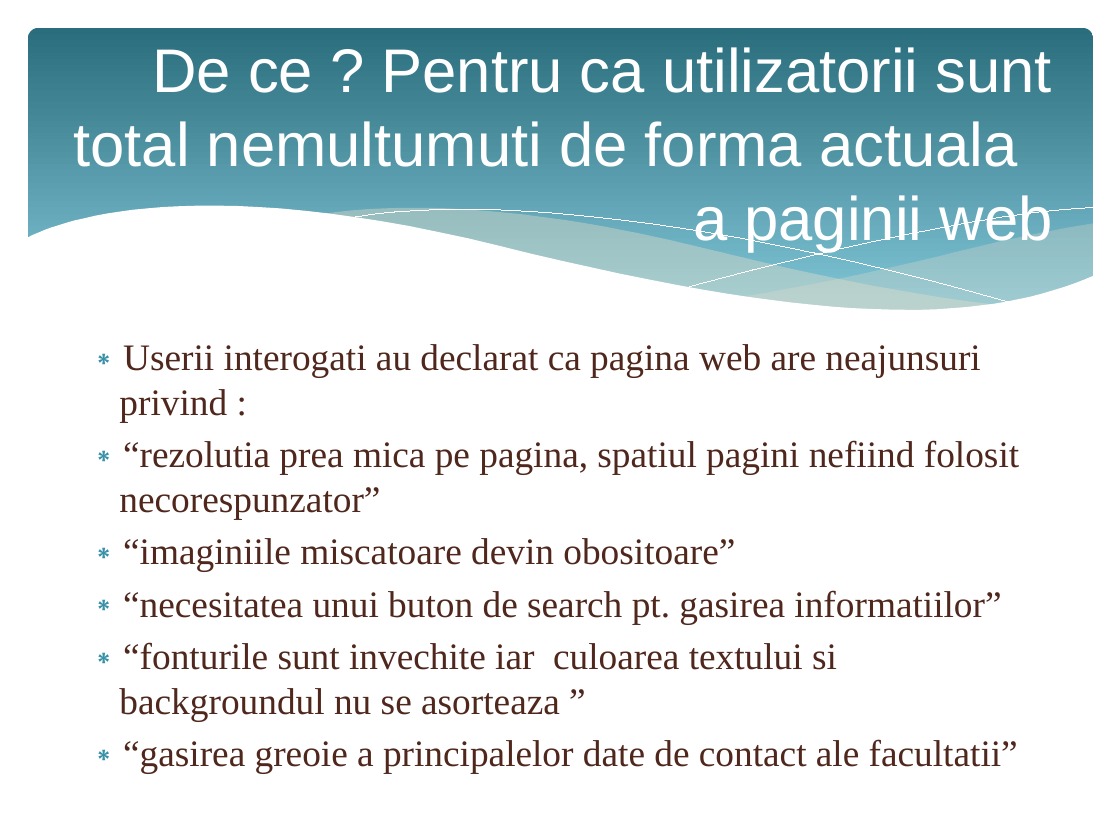
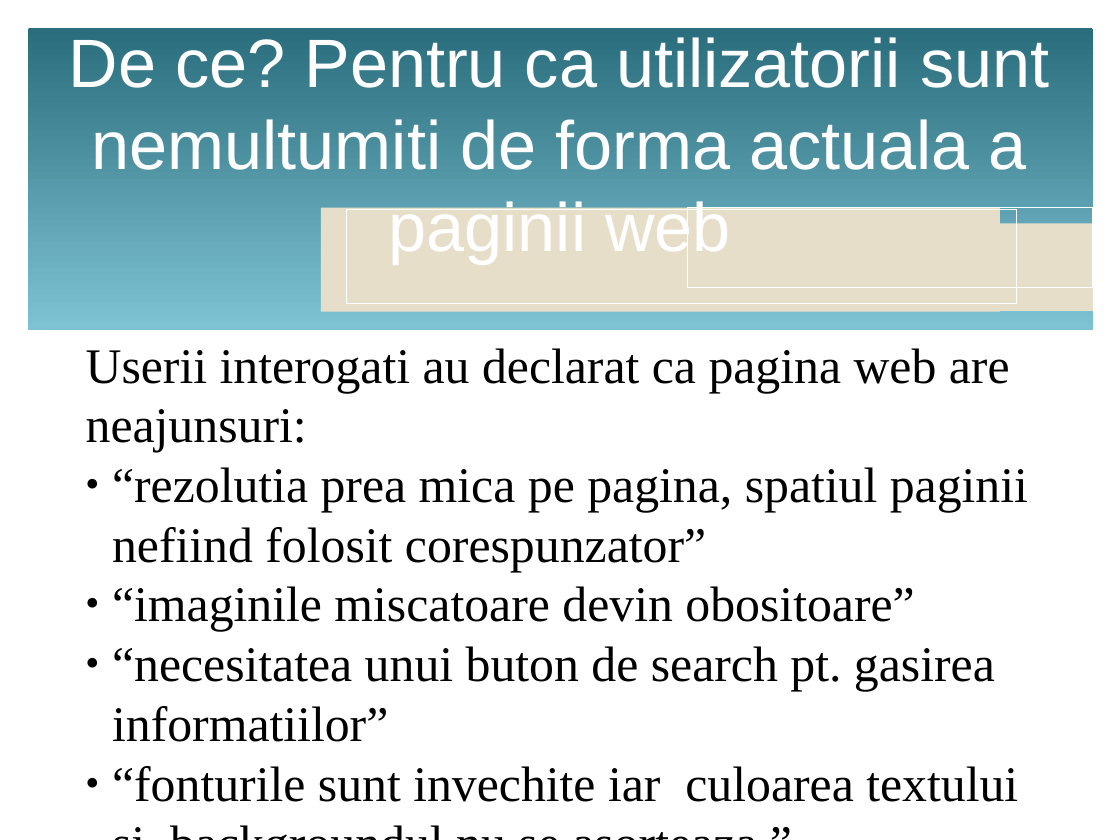
Before and after one commit to brir0567/HCI, a slide deck: slide 4 of DocumentFinal/HCI Prezentare.pptx. Drawn at 1120x840 pixels with LibreOffice and Linux fonts; fonts in the diff are those of the drawing. Boxes give left, top, right and bottom in pixels: in the first picture for what was removed or moved away, otherwise in the second. Text is boxed around its words. In the diff, an @@ line names an element or a change of style, - is before the commit and + after.

Commit message:
Spelling fixes, layout isues.

```diff
--- a/DocumentFinal/HCI Prezentare.pptx
+++ b/DocumentFinal/HCI Prezentare.pptx
@@ rounded rectangle at (x1=28, y1=28, x2=1093, y2=330): proportions changed @@
@@ text at (x1=69, y1=37, x2=1049, y2=264): text changed; size 39.6 to 44 pt @@
-De ce ? Pentru ca utilizatorii sunt total nemultumuti de forma actuala a paginii web
+De ce? Pentru ca utilizatorii sunt nemultumiti de forma actuala a paginii web
@@ group removed at (x1=26, y1=206, x2=1094, y2=368): 5 freeform shapes @@
@@ rectangle added at (x1=320, y1=208, x2=999, y2=312), fill #E7DEC9 @@
@@ rectangle added at (x1=346, y1=209, x2=1016, y2=305), outline #FFFFFF 0.75 pt @@
@@ rectangle added at (x1=687, y1=207, x2=1092, y2=287), outline #FFFFFF 0.75 pt @@
@@ rectangle added at (x1=740, y1=224, x2=1093, y2=311), fill #E7DEC9 @@
@@ text at (x1=86, y1=348, x2=1028, y2=632): text changed; size 24 to 32 pt; text colour #4F271C to #000000 @@
-∗ Userii interogati au declarat ca pagina web are neajunsuri privind :
-∗ “rezolutia prea mica pe pagina, spatiul pagini nefiind folosit necorespunzator”
-∗ “imaginiile miscatoare devin obositoare”
+Userii interogati au declarat ca pagina web are neajunsuri:
+● “rezolutia prea mica pe pagina, spatiul paginii nefiind folosit corespunzator”
+● “imaginile miscatoare devin obositoare”
@@ text at (x1=112, y1=646, x2=1018, y2=802): size 24 to 32 pt, text colour #4F271C to #000000 in "“necesitatea unui buton de search pt. gasirea ...", "“fonturile sunt invechite iar culoarea textului si ...", "“gasirea greoie a principalelor date de contact ..."; bullet ∗ to ●; less space between paragraphs @@
```
Also in this commit, not shown: 4 other slides changed.
